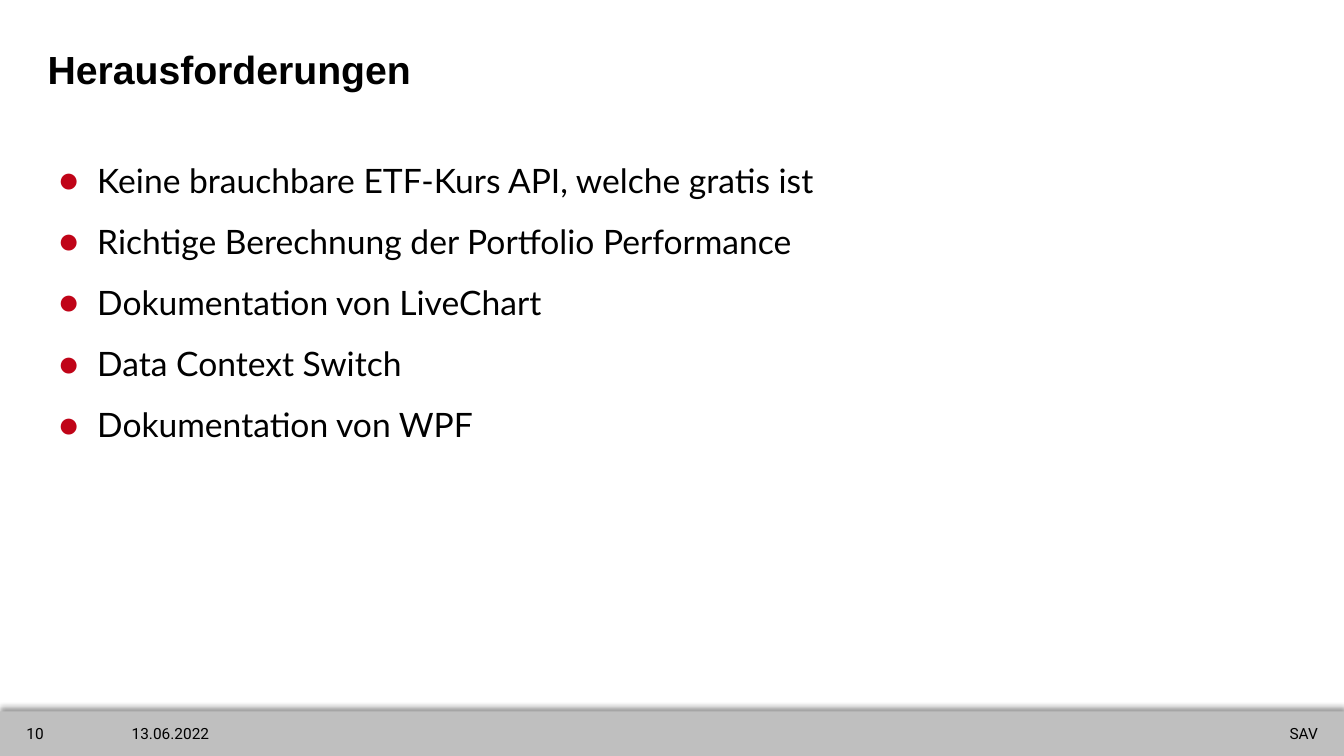
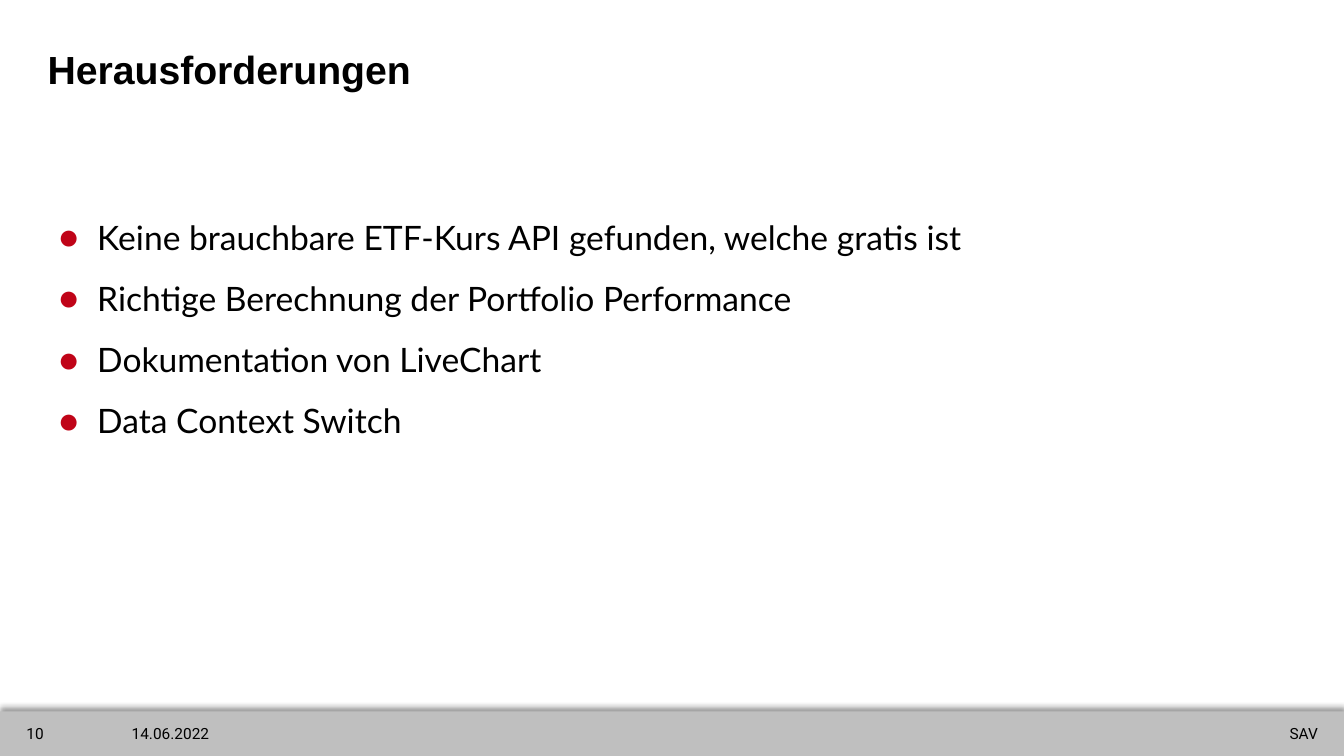
Before and after one commit to LeFunky-dev/SAV_Projekt, a slide deck: slide 10 of Portfolio_vergleich.pptx. Drawn at 1344x756 pixels with LibreOffice and Linux fonts; fonts in the diff are those of the drawing. Boxes give left, top, right and bottom in pixels: in the first picture for what was removed or moved away, otherwise in the second. Text is boxed around its words. In the diff, an @@ line names an element or a change of style, - is before the commit and + after.

```diff
--- a/Portfolio_vergleich.pptx
+++ b/Portfolio_vergleich.pptx
@@ text at bbox=[97, 225, 962, 256]: text changed @@
-● Keine brauchbare ETF-Kurs API, welche gratis ist
+● Keine brauchbare ETF-Kurs API gefunden, welche gratis ist
@@ text at bbox=[97, 412, 473, 438]: paragraph removed @@
-● Dokumentation von WPF
@@ text at bbox=[132, 728, 209, 739]: text changed @@
-13.06.2022
+14.06.2022
```
Also in this commit, not shown: 10 other slides changed, 2 other files.
